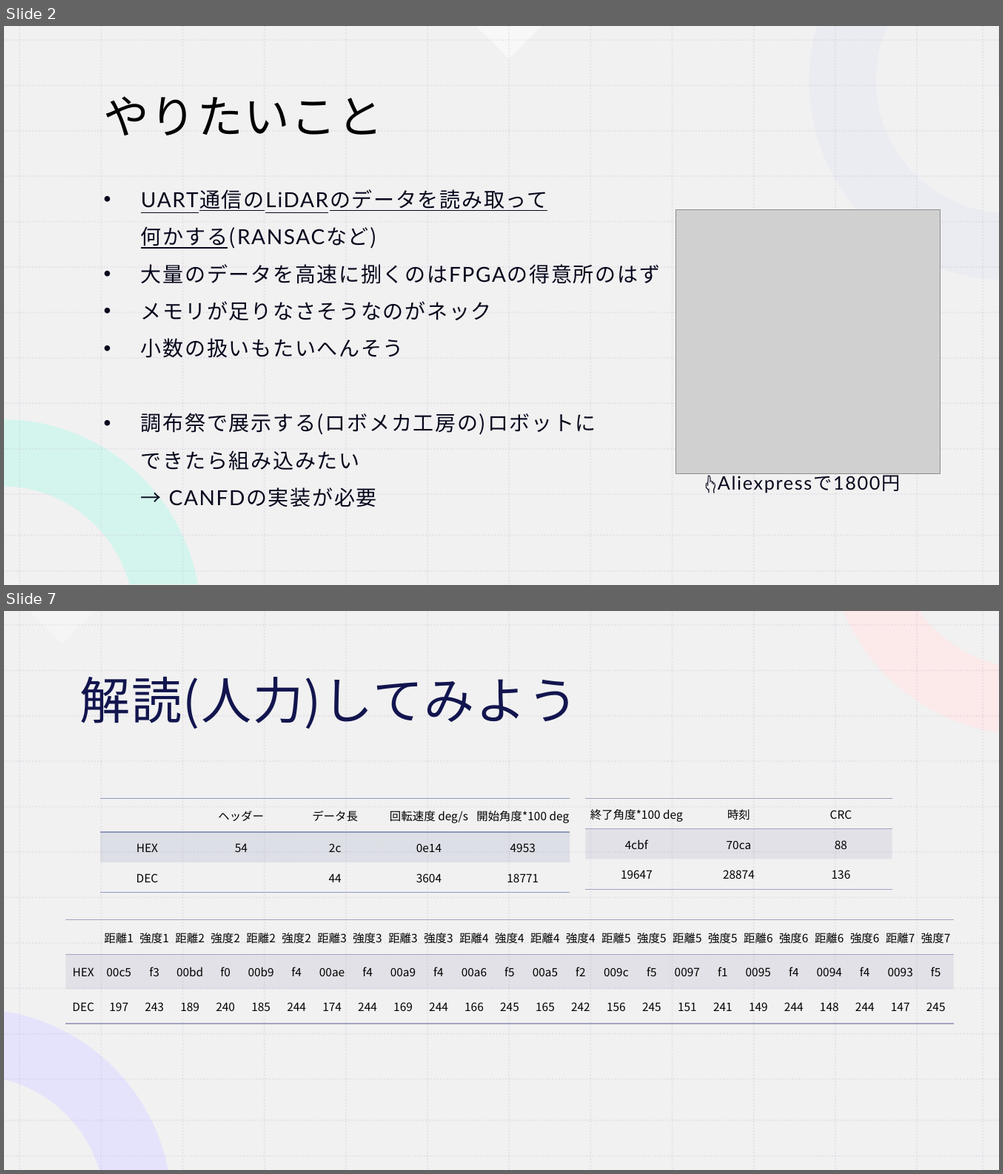
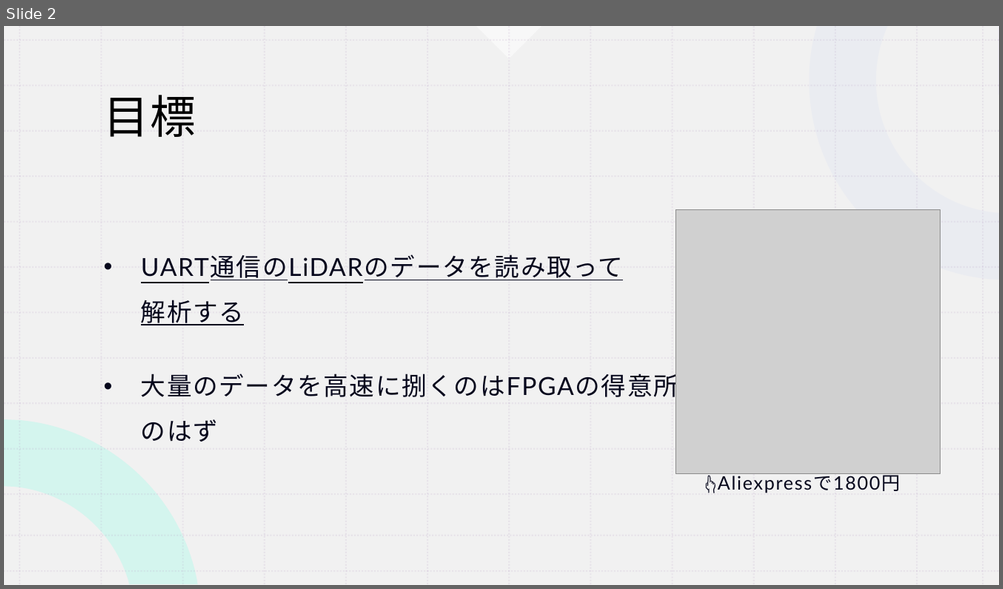
Before and after one commit to koki0517/KOBO_FPGA, a slide deck: 前期最終発表.pptx. Shown one above the other, each under a label of ours: slides 2 and 7 before the commit, slide 2 after it; the slides between them are not shown. The pictures are 1003x1174 and 1003x589 pixels, drawn with LibreOffice and Linux fonts; fonts in the diff are those of the drawing; grey boxes stand for pictures. Boxes give left, top, right and bottom in pixels: in the first picture for what was removed or moved away, otherwise in the second. Text is boxed around its words. In the diff, an @@ line names an element or a change of style, - is before the commit and + after.

```diff
--- a/前期最終発表.pptx
+++ b/前期最終発表.pptx
@@ slide 7 removed at box(4, 611, 999, 1170), background #FFFFFF; not listed: 28 template elements that a slide beside it also shows @@
@@ rectangle removed at box(4, 611, 999, 1170) @@
@@ rectangle removed at box(4, 611, 999, 1170) @@
@@ right triangle removed at box(28, 611, 94, 644) @@
@@ freeform shape removed at box(655, 611, 999, 746) @@
@@ freeform shape removed at box(843, 611, 999, 732) @@
@@ title removed at box(79, 676, 578, 729) @@
-解読(人力)してみよう
@@ table removed at box(100, 799, 570, 890), 3 rows, 5 columns @@
- | ヘッダー | データ長 | 回転速度 deg/s | 開始角度*100 deg
-HEX | 54 | 2c | 0e14 | 4953
-DEC |  | 44 | 3604 | 18771
@@ table removed at box(585, 799, 892, 890), 3 rows, 3 columns @@
-終了角度*100 deg | 時刻 | CRC
-4cbf | 70ca | 88
-19647 | 28874 | 136
@@ table removed at box(66, 920, 962, 1024), 3 rows, 25 columns @@
- | 距離1 | 強度1 | 距離2 | 強度2 | 距離2 | 強度2 | 距離3 | 強度3 | 距離3 | 強度3 | 距離4 | 強度4 | 距離4 | 強度4 | 距離5 | 強度5 | 距離5 | 強度5 | 距離6 | 強度6 | 距離6 | 強度6 | 距離7 | 強度7
-HEX | 00c5 | f3 | 00bd | f0 | 00b9 | f4 | 00ae | f4 | 00a9 | f4 | 00a6 | f5 | 00a5 | f2 | 009c | f5 | 0097 | f1 | 0095 | f4 | 0094 | f4 | 0093 | f5
-DEC | 197 | 243 | 189 | 240 | 185 | 244 | 174 | 244 | 169 | 244 | 166 | 245 | 165 | 242 | 156 | 245 | 151 | 241 | 149 | 244 | 148 | 244 | 147 | 245
@@ freeform shape removed at box(4, 1020, 232, 1170) @@
@@ freeform shape removed at box(4, 1011, 168, 1170) @@
@@ group removed at box(4, 611, 999, 1170): 26 lines @@
@@ group removed at box(4, 611, 999, 1170): 26 lines @@
@@ group removed at box(4, 611, 999, 1170): 26 lines @@
@@ group removed at box(4, 611, 999, 1170): 26 lines @@
@@ slide 2 changed as well @@
@@ title at box(104, 95, 196, 137): text changed @@
-やりたいこと
+目標
@@ text at box(141, 255, 678, 442): text changed; size 20 to 24 pt @@
-• UART通信のLiDARのデータを読み取って
-  何かする(RANSACなど)
-• 大量のデータを高速に捌くのはFPGAの得意所のはず
-• メモリが足りなさそうなのがネック
-• 小数の扱いもたいへんそう
-• 調布祭で展示する(ロボメカ工房の)ロボットに
-  できたら組み込みたい
-  → CANFDの実装が必要
+• UART通信のLiDARのデータを読み取って
+  解析する
+• 大量のデータを高速に捌くのはFPGAの得意所
+  のはず
```
Also in this commit, not shown: 6 other slides changed, 3 slides added, 1 other slide removed, 11 other files.
